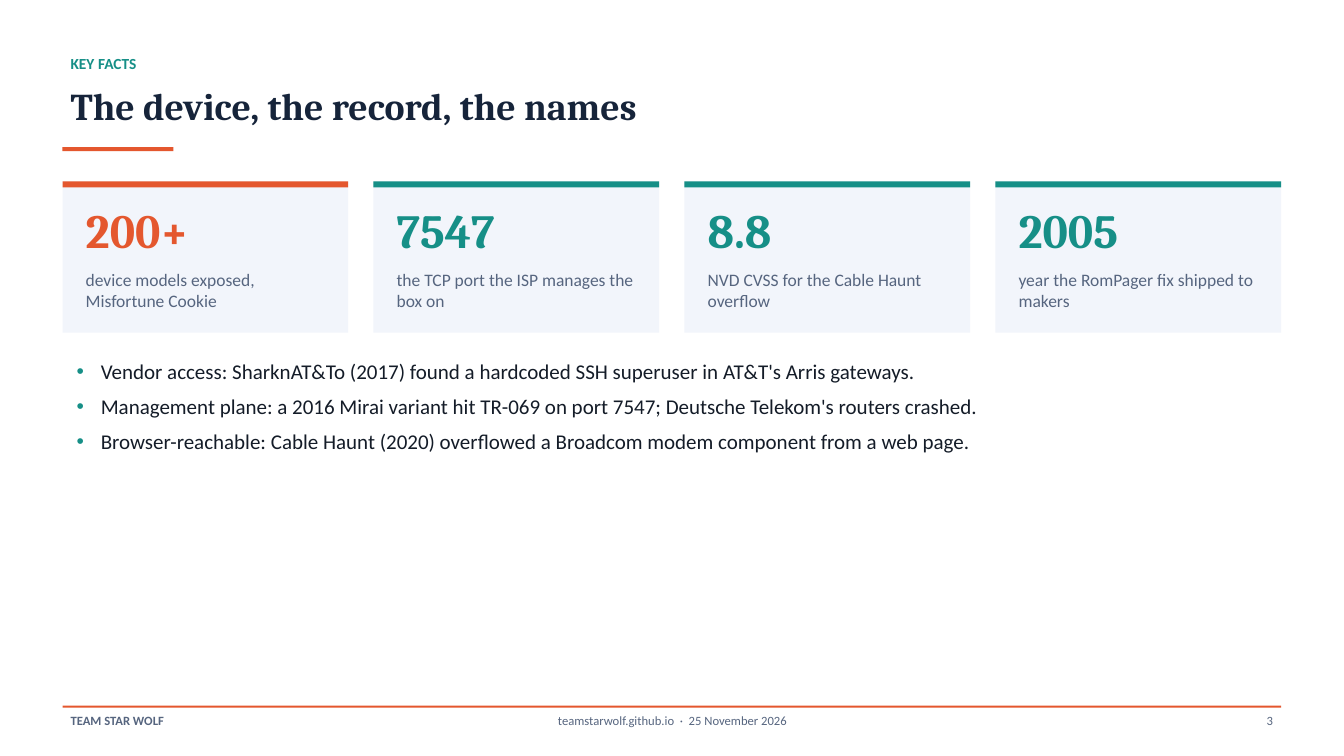
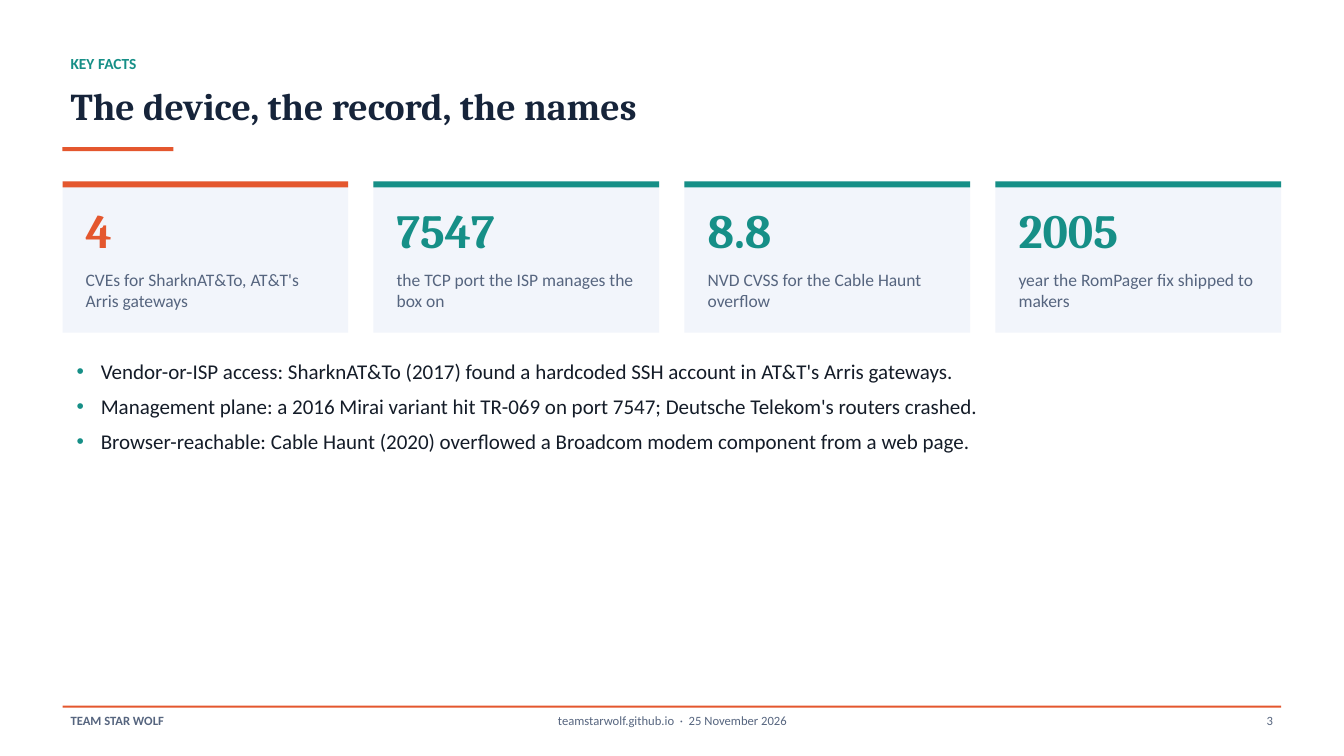
Before and after one commit to TeamStarWolf/TeamStarWolf, a slide deck: slide 3 of case-studies/slides/ISP_Gateway_Home_Network_Case_Study.pptx. Drawn at 1344x756 pixels with LibreOffice and Linux fonts; fonts in the diff are those of the drawing. Boxes give left, top, right and bottom in pixels: in the first picture for what was removed or moved away, otherwise in the second. Text is boxed around its words. In the diff, an @@ line names an element or a change of style, - is before the commit and + after.

```diff
--- a/case-studies/slides/ISP_Gateway_Home_Network_Case_Study.pptx
+++ b/case-studies/slides/ISP_Gateway_Home_Network_Case_Study.pptx
@@ text at [86,215,112,248]: text changed @@
-200+
+4
@@ text at [86,274,299,310]: text changed @@
-device models exposed, Misfortune Cookie
+CVEs for SharknAT&To, AT&T's Arris gateways
@@ text at [101,364,953,383]: text changed @@
-• Vendor access: SharknAT&To (2017) found a hardcoded SSH superuser in AT&T's Arris gateways.
+• Vendor-or-ISP access: SharknAT&To (2017) found a hardcoded SSH account in AT&T's Arris gateways.
```
Also in this commit, not shown: 13 other slides changed, 7 other files.
